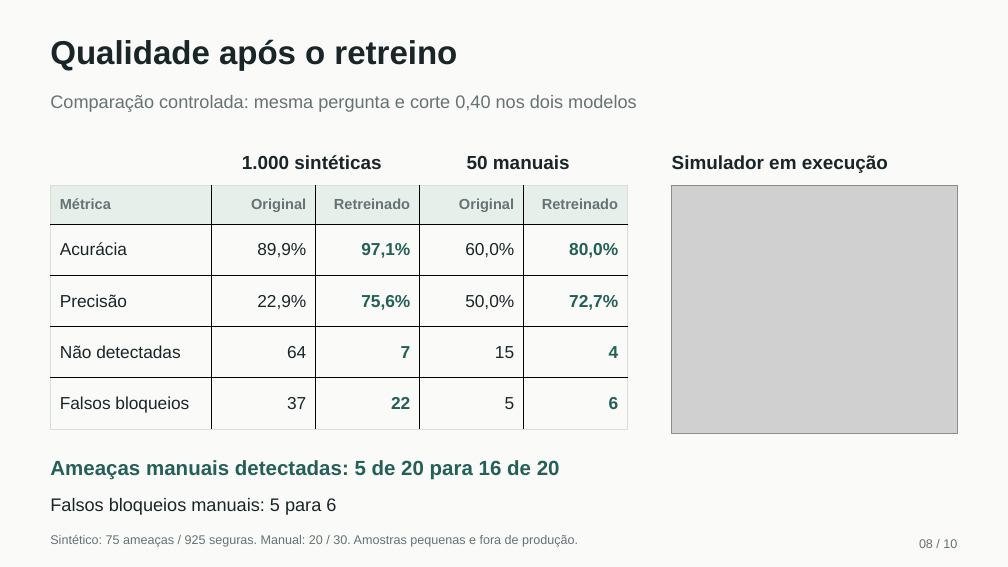
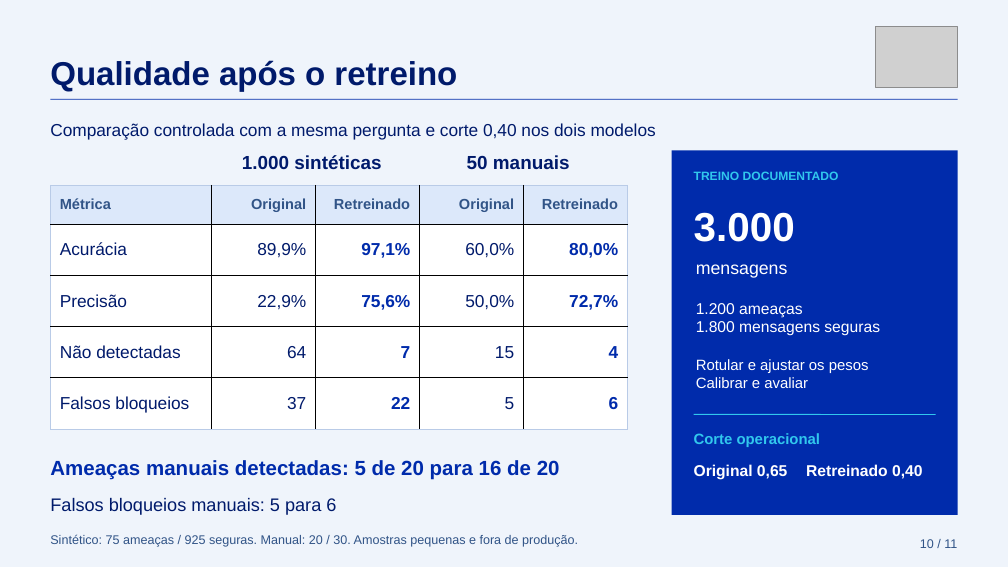
Before and after one commit to JeanFabichaki/pix-message-analyzer, a slide deck: slide 13 of apresentacao/Pix_Guard_Apresentacao.pptx (slide 10 before the commit). Drawn at 1008x567 pixels with LibreOffice and Linux fonts; fonts in the diff are those of the drawing; grey boxes stand for pictures. Boxes give left, top, right and bottom in pixels: in the first picture for what was removed or moved away, otherwise in the second. Text is boxed around its words. In the diff, an @@ line names an element or a change of style, - is before the commit and + after.

```diff
--- a/apresentacao/Pix_Guard_Apresentacao.pptx
+++ b/apresentacao/Pix_Guard_Apresentacao.pptx
@@ background #FAFAF8 to #EFF4FB @@
@@ picture added at box(876, 26, 957, 87) @@
@@ text "Qualidade após o retreino": place and size @@
-text "Qualidade após o retreino" at box(50, 39, 457, 71)
+text "Qualidade após o retreino" at box(50, 60, 457, 91)
@@ text "Qualidade após o retreino" at box(50, 60, 457, 91): text colour #192527 to #001A6B; vertical alignment top to middle @@
@@ text "Comparação controlada com a mesma ..." at box(50, 123, 656, 139): vertical alignment top to middle @@
@@ line added from (51, 99) to (958, 99), #002BAB 0.75 pt @@
@@ text at box(50, 123, 656, 139): text changed; size 17.2 to 16.5 pt; text colour #667274 to #001A6B @@
-Comparação controlada: mesma pergunta e corte 0,40 nos dois modelos
+Comparação controlada com a mesma pergunta e corte 0,40 nos dois modelos
@@ text removed at box(672, 155, 888, 173) @@
-Simulador em execução
@@ rectangle added at box(672, 150, 958, 515), fill #002BAB @@
@@ text added at box(694, 171, 839, 180), 11.5 pt, text #31C7ED, bold @@
+TREINO DOCUMENTADO
@@ table at box(51, 185, 630, 430) @@
@@ fill #E7EFEB to #DCE8FA in row 1 @@
@@ fill #FAFAF8 to #FFFFFF in 20 cells @@
@@ text colour #667274 to #315487 in "Métrica", "Original", "Retreinado", "Original" and 1 more places @@
@@ text colour #192527 to #001A6B in "Acurácia", "89,9%", "60,0%", "Precisão" and 8 more places @@
@@ text colour #245F58 to #002BAB in "97,1%", "80,0%", "75,6%", "72,7%" and 4 more places @@
@@ borders changed @@
@@ picture removed at box(672, 185, 958, 433) @@
@@ text added at box(694, 212, 795, 242), 38.5 pt, text #FFFFFF, bold @@
+3.000
@@ text added at box(696, 264, 788, 278), 16.9 pt, text #FFFFFF @@
+mensagens
@@ text added at box(696, 303, 880, 336), 14.8 pt, text #FFFFFF @@
+1.200 ameaças
+1.800 mensagens seguras
@@ text added at box(696, 359, 869, 388), 14.2 pt, text #FFFFFF @@
+Rotular e ajustar os pesos
+Calibrar e avaliar
@@ line added from (694, 414) to (936, 414), #31C7ED 0.75 pt @@
@@ text added at box(694, 433, 820, 447), 14.2 pt, text #31C7ED, bold @@
+Corte operacional
@@ text "Ameaças manuais detectadas: 5 de ..." at box(50, 460, 560, 480): text colour #245F58 to #002BAB @@
@@ text added at box(694, 464, 787, 479), 14.8 pt, text #FFFFFF, bold @@
+Original 0,65
@@ text added at box(806, 464, 922, 479), 14.8 pt, text #FFFFFF, bold @@
+Retreinado 0,40
@@ text colour #192527 to #001A6B in 3 elements at box(242, 155, 381, 169), box(467, 155, 570, 169), box(50, 498, 336, 515) @@
@@ text "Sintético: 75 ameaças / 925 ..." at box(50, 535, 578, 547): text colour #667274 to #315487 @@
@@ text at box(920, 539, 957, 548): text changed; text colour #667274 to #315487 @@
-08 / 10
+10 / 11
```
Also in this commit, not shown: 7 other slides changed, 6 slides added, 27 slides removed, 20 other files.
